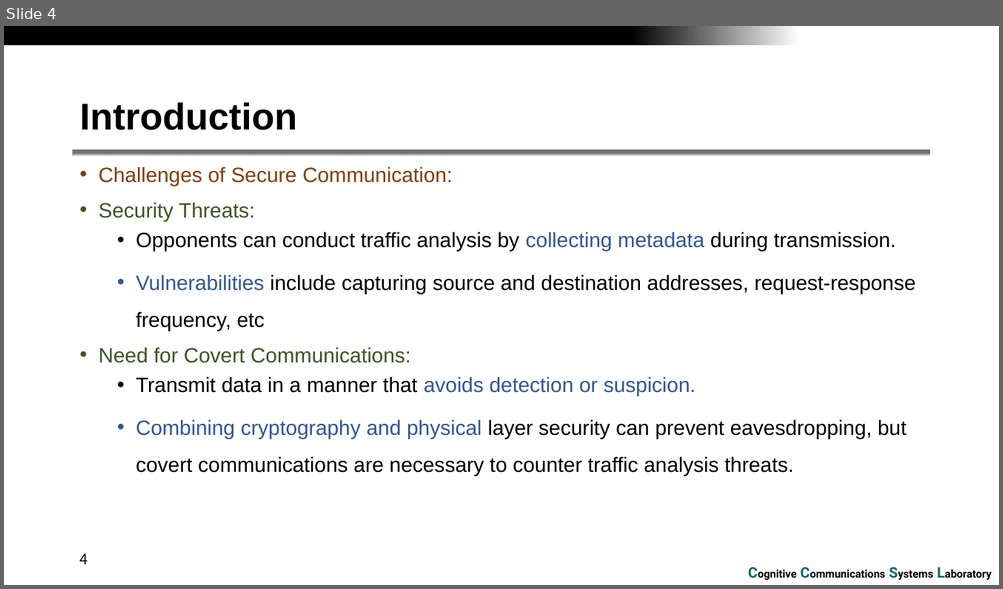
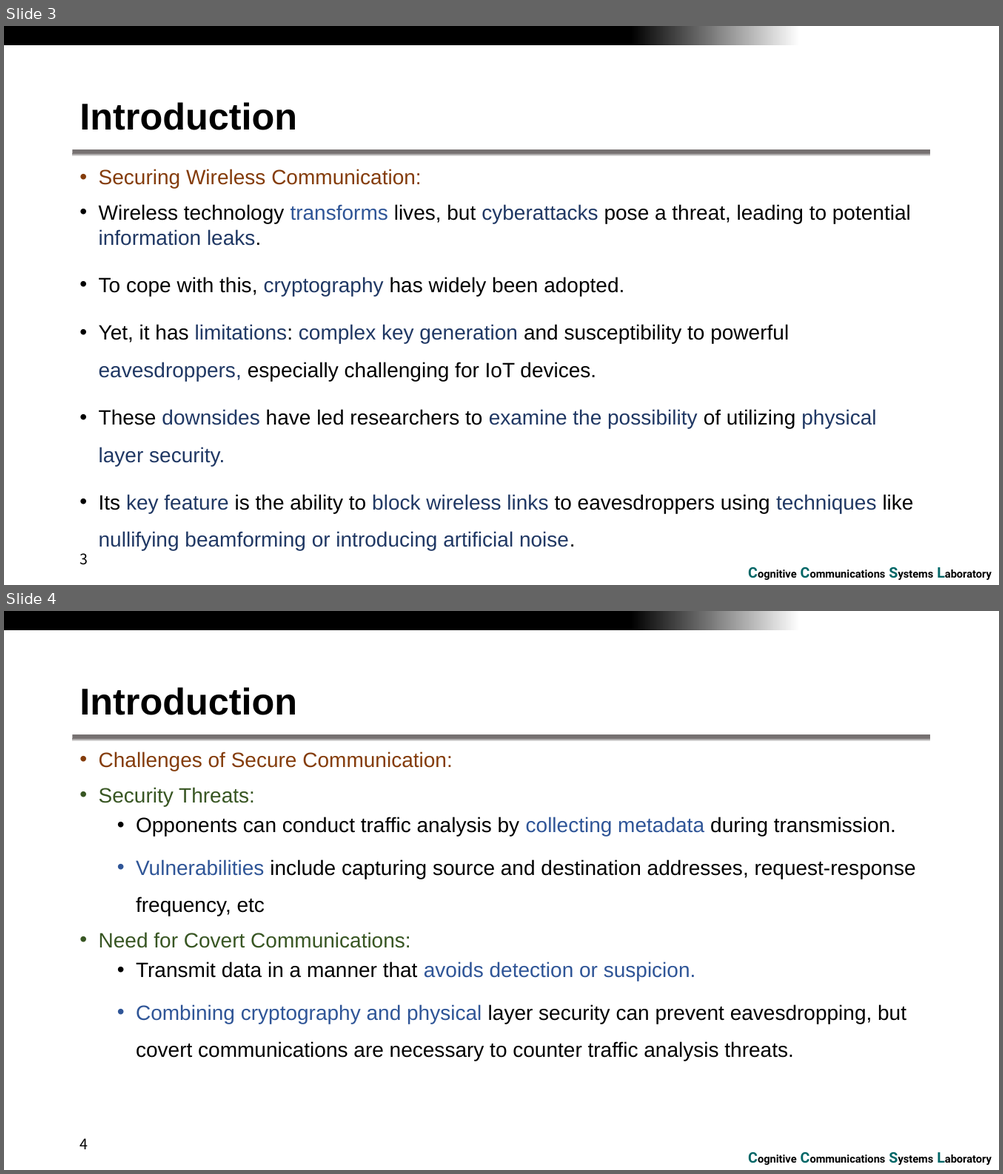
Before and after one commit to RefatHanbat/Presentation-of-SDM, a slide deck: winter_conference_2024.pptx. Shown one above the other, each under a label of ours: slide 4 before the commit, slides 3 and 4 after it. The pictures are 1003x589 and 1003x1174 pixels, drawn with LibreOffice and Linux fonts; fonts in the diff are those of the drawing; background and template pictures are left out. Boxes give left, top, right and bottom in pixels: in the first picture for what was removed or moved away, otherwise in the second. Text is boxed around its words. In the diff, an @@ line names an element or a change of style, - is before the commit and + after.

```diff
--- a/winter_conference_2024.pptx
+++ b/winter_conference_2024.pptx
@@ slide 3 added at (4, 26, 999, 585), background #FFFFFF; not listed: 3 template elements that a slide beside it also shows @@
@@ title added at (79, 102, 297, 130), 36 pt, text #000000, bold @@
+Introduction
@@ text added at (99, 169, 913, 551), 20 pt, text #000000 @@
+• Securing Wireless Communication:
+• Wireless technology transforms lives, but cyberattacks pose a threat, leading to potential information leaks.
+• To cope with this, cryptography has widely been adopted.
+• Yet, it has limitations: complex key generation and susceptibility to powerful eavesdroppers, especially challenging for IoT devices.
+• These downsides have led researchers to examine the possibility of utilizing physical layer security.
+• Its key feature is the ability to block wireless links to eavesdroppers using techniques like nullifying beamforming or introducing artificial noise.
@@ page number added at (79, 554, 88, 565), 14 pt, text #000000 @@
+3
```
Also in this commit, not shown: 4 slides changed, 21 other slides added, 12 slides removed.
